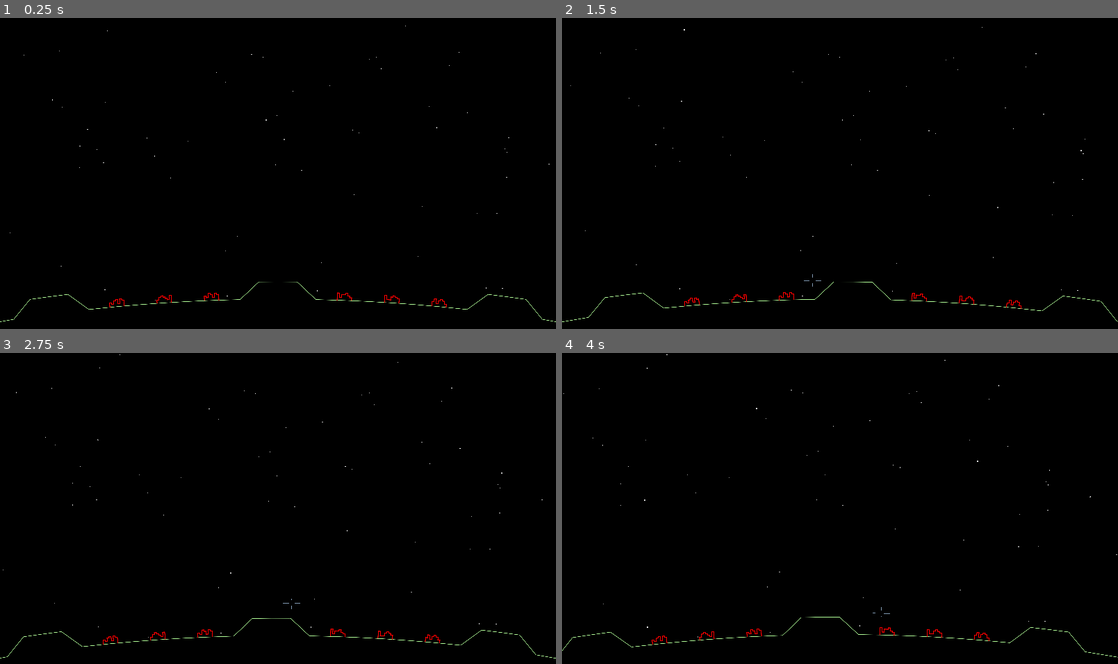
Above: before the commit, frames 1-4 (two rows, left to right).
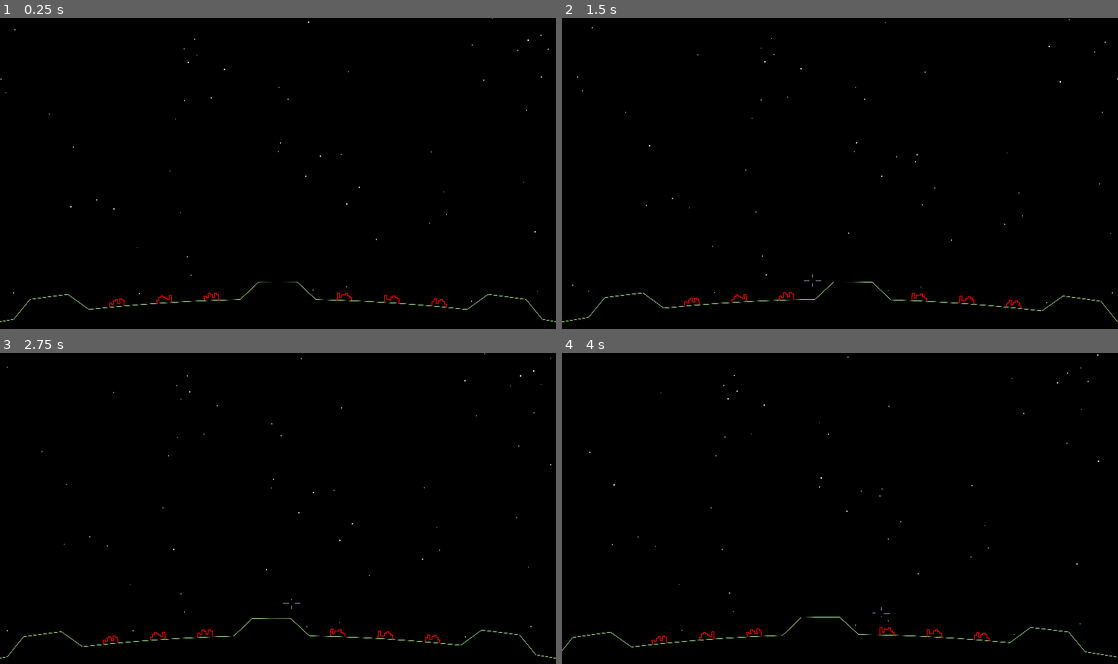
Above: after the commit, the same moments.

Repository: tartley/missile-commander
Game: Godot game, scene res://main.tscn
Two runs of this game, one before a commit and one after it. Both use one fixed random seed, a clock stepped at 60 frames per second and the inputs below.
Inputs (mouse positions are in pixels of both pictures, inside the frame that each line leads up to):
- Up to frame 1 (0.25 s): no input
- Up to frame 2 (1.5 s): tap Enter at 0.5 s; move the mouse to (867, 173) at 0.52 s; tap Space at 1.25 s; move the mouse to (812, 176) at 1.27 s
- Up to frame 3 (2.75 s): tap Enter at 2 s; move the mouse to (289, 502) at 2.02 s
- Up to frame 4 (4 s): tap Space at 2.75 s; move the mouse to (834, 514) at 2.77 s; tap Enter at 3.5 s; move the mouse to (878, 511) at 3.52 s

The runs differ from the first frame. In frame 1, less than 0.1% of the frame differs, in the area x 0-99%, y 0-92%; in frame 2, less than 0.1%; in frame 3, less than 0.1%; in frame 4, less than 0.1%, in the area x 0-100%, y 0-92%.

Commit message:
Don't need a new RNG, can use the global one

Diff:
--- a/sky.gd
+++ b/sky.gd
@@ -1,8 +1,4 @@
 extends Node2D
-
-const SCROLL_SPEED := 0.1
-
-var _random = RandomNumberGenerator.new()
 
 func _draw():
     var verts: Array[Vector2] = []
@@ -12,13 +8,13 @@
     var size:float
     var bright: float
     for i in range(100):
-        x = _random.randf_range(-2800.0, 2800.0)
-        y = _random.randf_range(
+        x = randf_range(-2800.0, 2800.0)
+        y = randf_range(
             %Ground.RADIUS - get_viewport_rect().size.y * 0.14,
             %Ground.RADIUS + get_viewport_rect().size.y * 1.04
         )
-        size = _random.randf_range(4.0, 8.0)
-        bright = _random.randf_range(0.5, 1.0)
+        size = randf_range(4.0, 8.0)
+        bright = randf_range(0.5, 1.0)
         verts.append(Vector2(x, y))
         verts.append(Vector2(x + size, y))
         colors.append(Color(bright, bright, bright))
